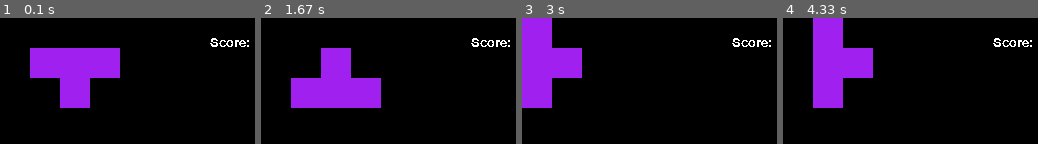
Above: before the commit, frames 1-4 (left to right).
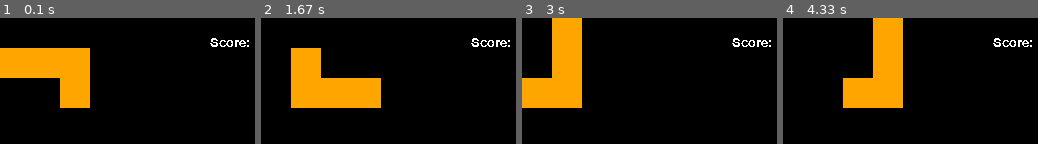
Above: after the commit, the same moments.

Repository: lolloz98/pygame_games
Game: pygame game, started from tetris/main.py
Same seed, same stepped clock (60 frames per second), same inputs: the game is played once before the commit and once after it.
Inputs:
- Up to frame 1 (0.1 s): no input
- Up to frame 2 (1.67 s): tap F at 0.33, 0.67 s
- Up to frame 3 (3 s): hold A 2-2.53 s; hold S 2.57-2.87 s; tap F at 2.63, 2.97 s; hold A from 2.9 s (still down)
- Up to frame 4 (4.33 s): release A at 3.3 s; hold D 3.33-3.97 s; tap F at 3.4, 3.7, 4.07 s; hold S from 4 s (still down)

The runs differ from the first frame. In frame 1, 14% of the frame differs, in the area x 0-48%, y 23-72%; in frame 2, 14%; in frame 3, 17%; in frame 4, 22%, in the area x 11-48%, y 0-72%.

Commit message:
TETRIS Adding random piece generation and (untested) tile manager

Diff:
--- a/tetris/main.py
+++ b/tetris/main.py
@@ -1,11 +1,12 @@
 import pygame
 from sys import exit
 import pieces
+from tile_manager import TileManager
 
 # grid is 10x20
 width = 300
 height = 600
-grid_s = (30, 30)
+block_size = (30, 30)
 
 pygame.init()
 
@@ -16,7 +17,8 @@
 
 test_font = pygame.font.Font(None, 20)
 
-piece = pieces.tPiece((60, 60), grid_s)
+piece = pieces.generateRandomPiece((60, 60), block_size)
+tile_manager = TileManager((width, height), block_size)
 
 while True:
     # draw our elements and update everything
--- a/tetris/pieces.py
+++ b/tetris/pieces.py
@@ -1,5 +1,11 @@
 import pygame
 from enum import Enum
+import random
+
+
+def generateRandomPiece(center, size_of_block):
+    pieces = [cube, lPiece, tetris, zigL, zigR, tPiece]
+    return random.choice(pieces)(center, size_of_block)
 
 
 def sum2(one, two):
--- /dev/null
+++ b/tetris/tile_manager.py
@@ -0,0 +1,35 @@
+import pygame
+
+
+class TileManager:
+    def __init__(self, grid_size, block_size):
+        self.block_size = block_size
+        self.grid_size = grid_size
+        self.grid = [[None for w in range(grid_size[0] // block_size[0])] for h in range(grid_size[1] // block_size[1])]
+        self.group = pygame.sprite.Group()
+
+    def addBlocks(self, blocks):
+        self.group.add(blocks)
+        for b in blocks:
+            x = b.rect.x // self.block_size[0]
+            y = b.rect.y // self.block_size[1]
+            self.grid[x][y] = b
+
+    def detectAndDeleteCompleteRows(self):
+        rowToDel = []
+        for r in reversed(self.grid):
+            if None not in r:
+                rowToDel.append(r)
+
+        n = len(rowToDel)
+
+        for r in rowToDel:
+            self.group.remove(r)
+            self.grid.remove(r)
+
+        for i in range(n):
+            self.grid.append([None for w in range(self.grid_size[0] // self.block_size[0])])
+        return n
+
+    def draw(self, screen):
+        self.group.draw(screen)
